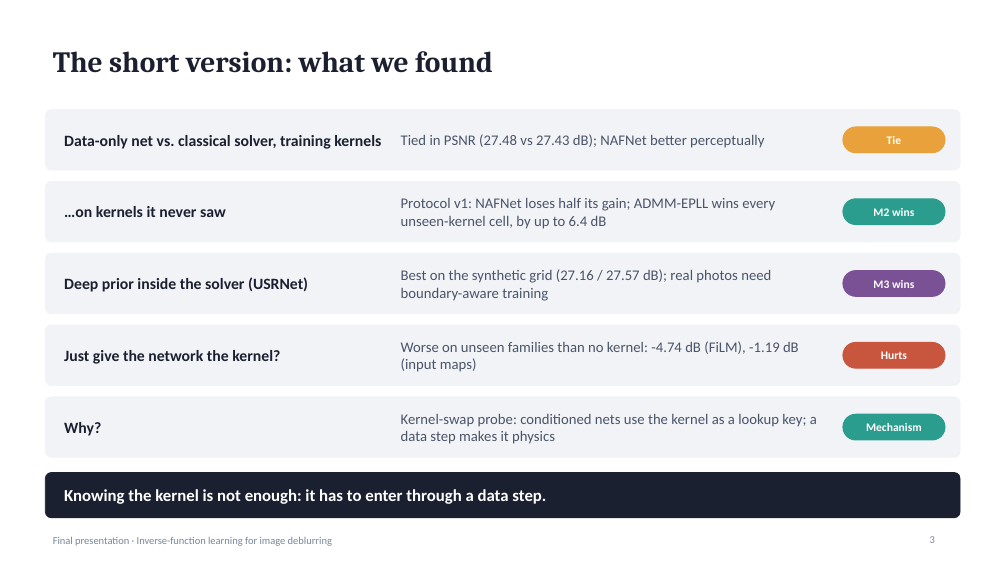
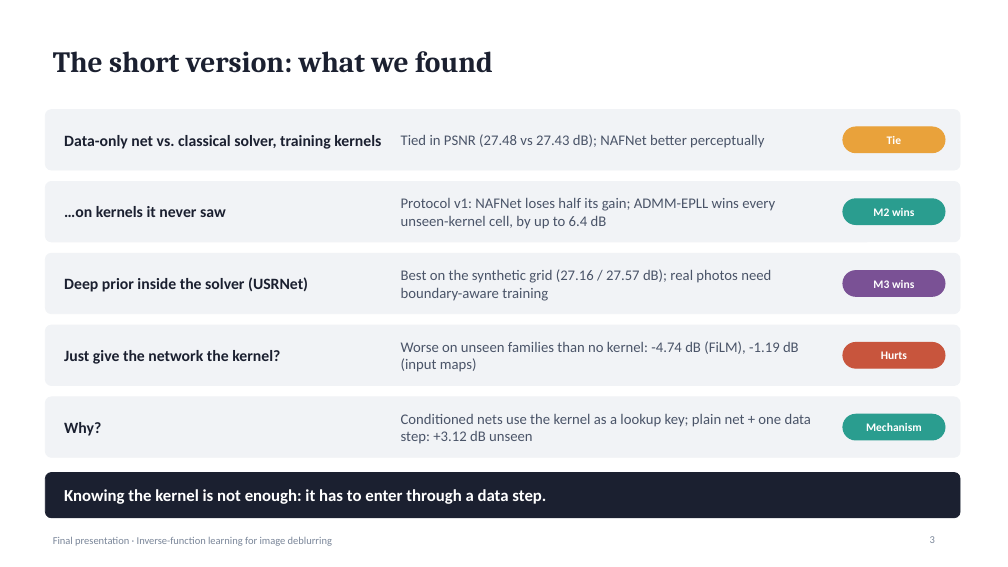
Before and after one commit to suryamanoj4/Inverse-Deblur, a slide deck: slide 3 of report/final_presentation.pptx. Drawn at 1008x567 pixels with LibreOffice and Linux fonts; fonts in the diff are those of the drawing. Boxes give left, top, right and bottom in pixels: in the first picture for what was removed or moved away, otherwise in the second. Text is boxed around its words. In the diff, an @@ line names an element or a change of style, - is before the commit and + after.

```diff
--- a/report/final_presentation.pptx
+++ b/report/final_presentation.pptx
@@ text at bbox=[401, 414, 811, 444]: text changed @@
-Kernel-swap probe: conditioned nets use the kernel as a lookup key; a data step makes it physics
+Conditioned nets use the kernel as a lookup key; plain net + one data step: +3.12 dB unseen
```
Also in this commit, not shown: 6 other slides changed, 3 other files.
